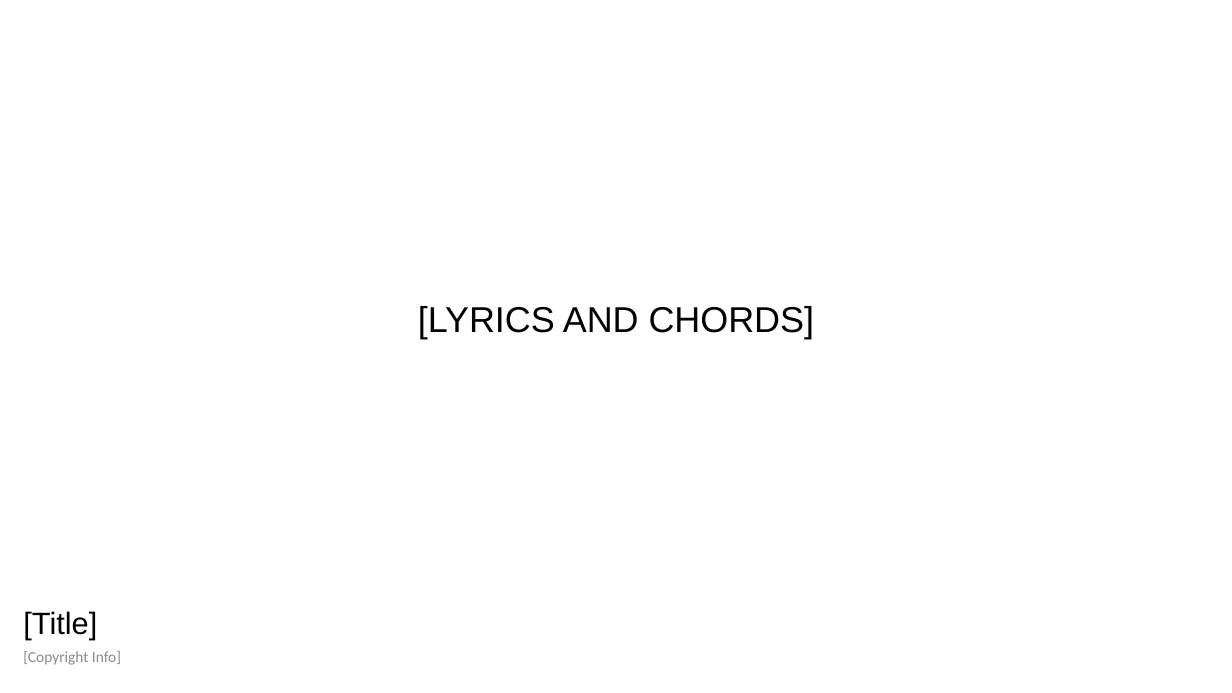
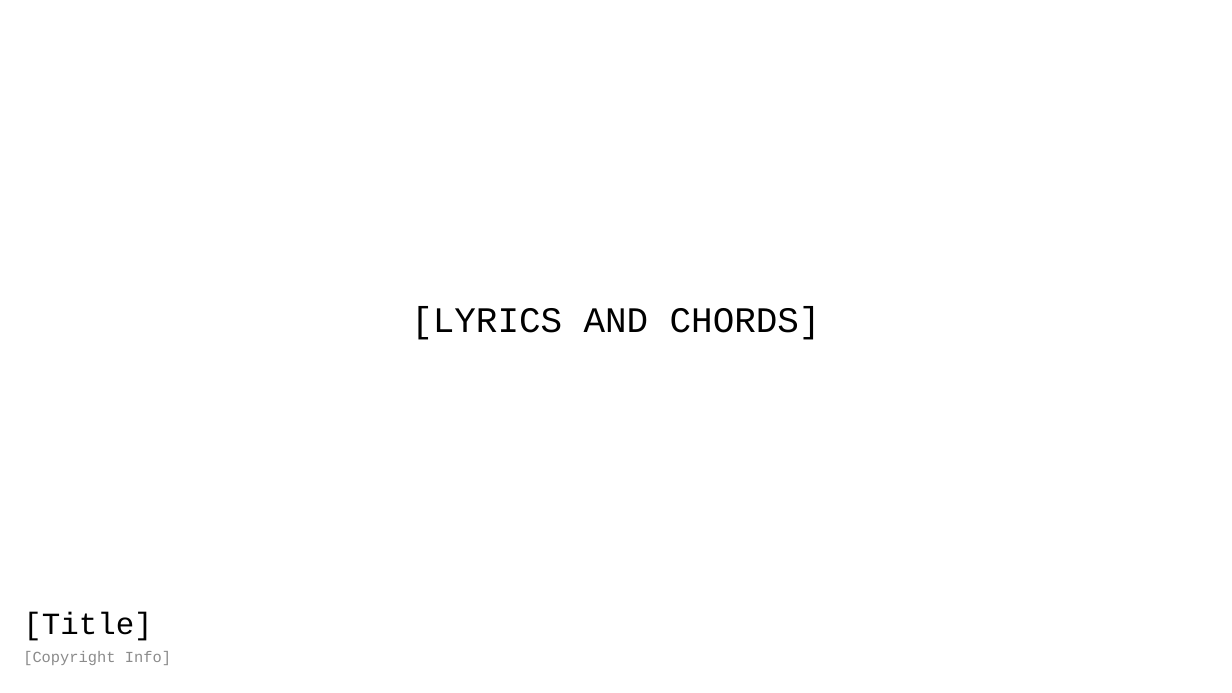
Before and after one commit to Gideonlau1967/LyricSlide-Pro, a slide deck: slide 1 of Song Template 2.pptx. Drawn at 1232x693 pixels with LibreOffice and Linux fonts; fonts in the diff are those of the drawing; background and template pictures are left out. Boxes give left, top, right and bottom in pixels: in the first picture for what was removed or moved away, otherwise in the second. Text is boxed around its words. In the diff, an @@ line names an element or a change of style, - is before the commit and + after.

```diff
--- a/Song Template 2.pptx
+++ b/Song Template 2.pptx
@@ text "[LYRICS AND CHORDS]" at box(411, 306, 821, 340): font Arial to Courier New @@
@@ title "[Title]" at box(23, 612, 152, 641): font Arial to Courier New @@
@@ text "[Copyright Info]" at box(23, 651, 171, 665): font Calibri to Courier New @@
```
Also in this commit, not shown: 1 other file.
